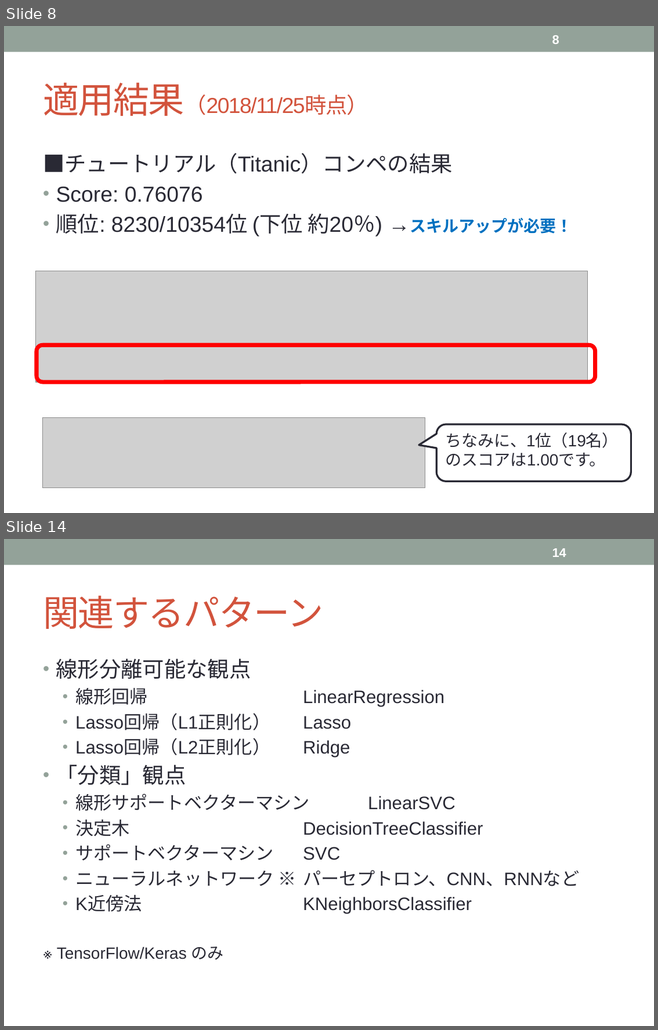
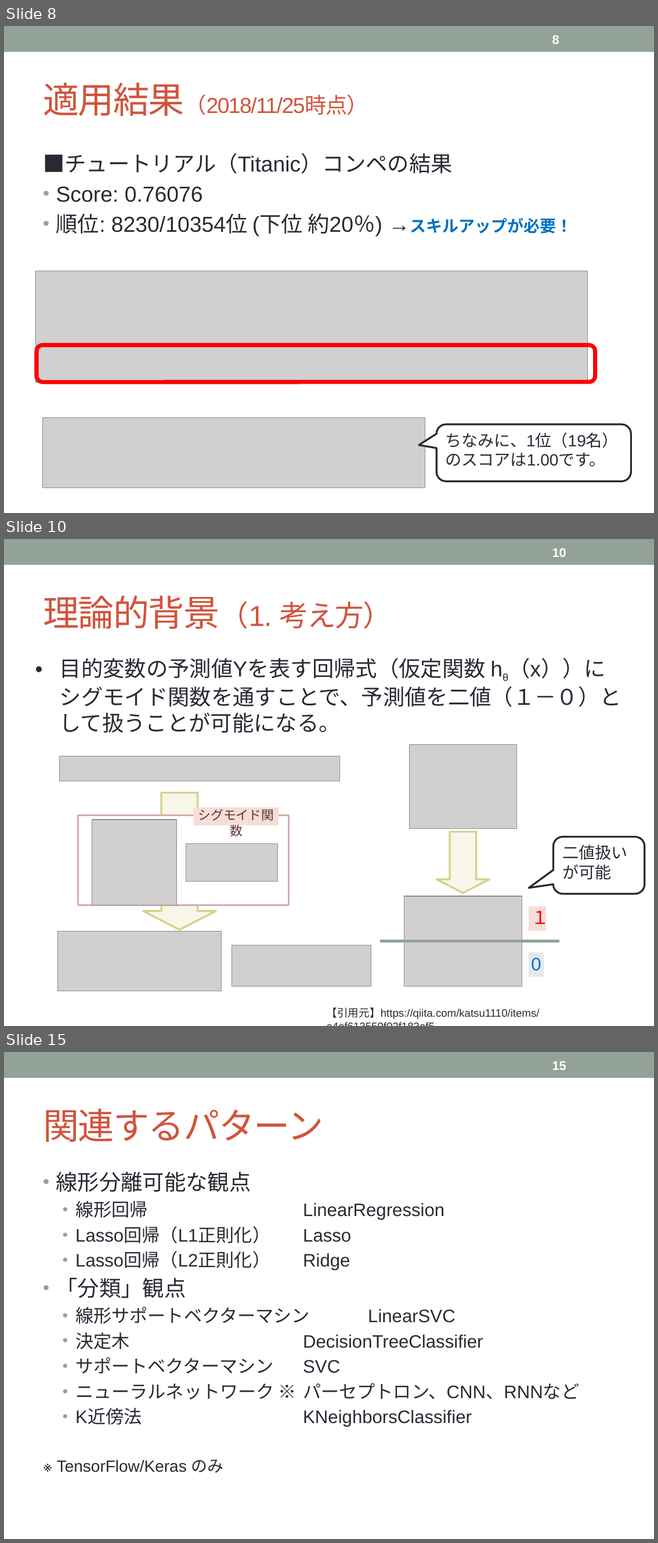
Before and after one commit to tsuchiyatoshio/team, a slide deck: oouchi/1.2_LogisticRegression/1.2_RogisticRegression.pptx. Shown one above the other, each under a label of ours: slides 8 and 14 before the commit, slides 8, 10 and 15 after it; the slides between them are not shown. The pictures are 658x1030 and 658x1543 pixels, drawn with LibreOffice and Linux fonts; fonts in the diff are those of the drawing; grey boxes stand for pictures. Boxes give left, top, right and bottom in pixels: in the first picture for what was removed or moved away, otherwise in the second. Text is boxed around its words. In the diff, an @@ line names an element or a change of style, - is before the commit and + after.

```diff
--- a/oouchi/1.2_LogisticRegression/1.2_RogisticRegression.pptx
+++ b/oouchi/1.2_LogisticRegression/1.2_RogisticRegression.pptx
@@ slide 10 added at (4,539,654,1026), background #FFFFFF; not listed: 1 template element that a slide beside it also shows @@
@@ page number added at (552,548,566,557), 14 pt, text #FFFFFF, bold @@
+10
@@ title added at (43,595,392,629), 32 pt, text #D2533C @@
+理論的背景（1. 考え方）
@@ text added at (60,658,621,733), 24 pt, text #292934 @@
+• 目的変数の予測値Yを表す回帰式（仮定関数 hθ（x））にシグモイド関数を通すことで、予測値を二値（１－０）として扱うことが可能になる。
@@ picture added at (409,744,517,828) @@
@@ picture added at (59,756,339,781) @@
@@ down arrow added at (143,793,216,930), fill #E7E5BA at 32% opacity, outline #D5D286 2.08 pt @@
@@ rectangle added at (78,815,289,906), fill #FFFFFF, outline #D3AEA8 2.08 pt @@
@@ rectangle added at (194,808,279,826), fill #F6DDD8, 14 pt, text #5B352E @@
+シグモイド関数
@@ picture added at (92,820,177,905) @@
@@ down arrow added at (436,832,489,893), fill #E7E5BA at 32% opacity, outline #D5D286 2.08 pt @@
@@ picture added at (186,843,278,881) @@
@@ rounded speech box added at (553,837,644,895), fill #FFFFFF, outline #292934 2.08 pt, 18 pt, text #292934 @@
+二値扱いが可能
@@ picture added at (404,896,522,987) @@
@@ rectangle added at (528,907,546,931), fill #F6DDD8, 20 pt, text #FF0000 @@
+１
@@ picture added at (57,931,221,991) @@
@@ picture added at (232,945,372,987) @@
@@ line added from (380, 941) to (558, 941), #93A299 3.5 pt @@
@@ rectangle added at (528,953,544,977), fill #E6E8EC, 20 pt, text #0070C0 @@
+0
@@ text added at (326,1008,539,1019), 12 pt, text #292934 @@
+【引用元】https://qiita.com/katsu1110/items/e4ef613559f02f183af5
@@ what was slide 14 is now slide 15 @@
@@ page number at (552,1061,566,1070): text changed @@
-14
+15
```
Also in this commit, not shown: 2 slides changed, 3 other slides added, 3 slides removed, 1 other file.
